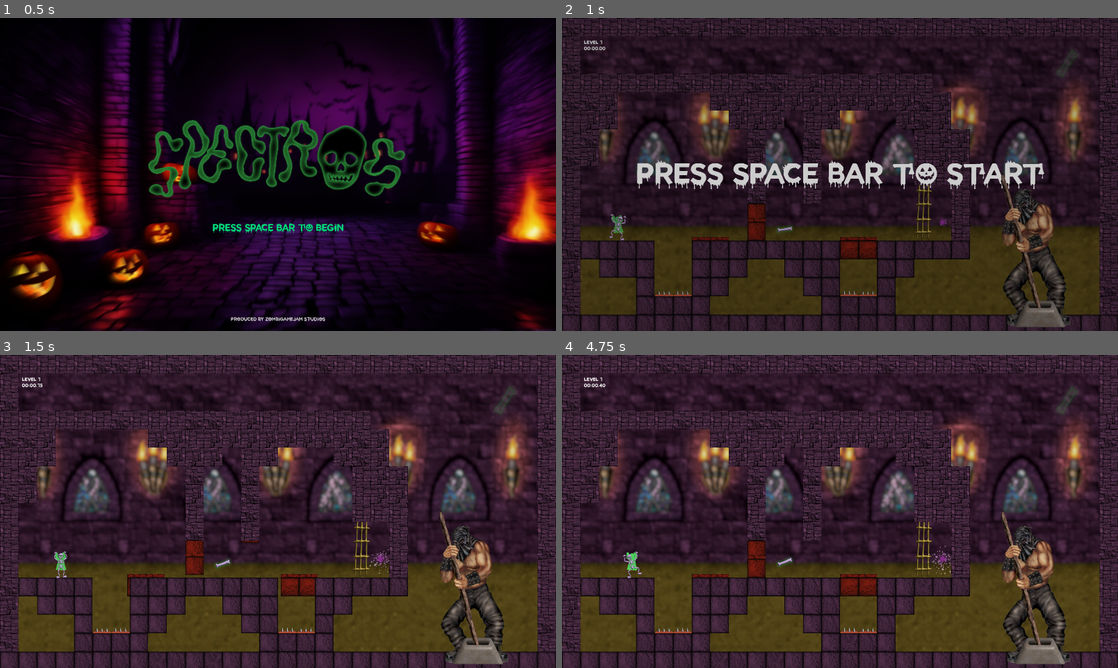
Above: before the commit, frames 1-4 (two rows, left to right).
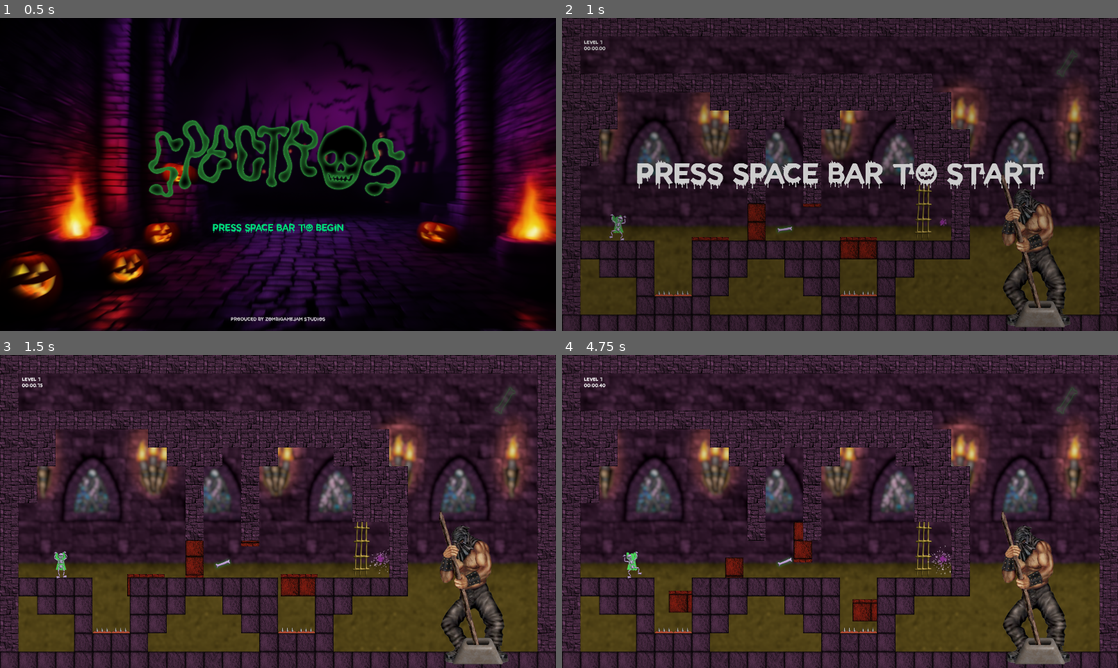
Above: after the commit, the same moments.

Repository: Drew-Wagner/Spectros
Game: Godot game, scene res://scenes/main_menu.tscn
Same seed, same stepped clock (60 frames per second), same inputs: the game is played once before the commit and once after it.
Inputs:
- Up to frame 1 (0.5 s): no input
- Up to frame 2 (1 s): click "PRESS SPACE BAR TO BEGIN" at 0.5 s
- Up to frame 3 (1.5 s): tap Space (toggle) at 1.25, 1.35 s
- Up to frame 4 (4.75 s): tap Space (toggle) at 2.1, 2.85, 3.6, 4.25, 4.35 s

Frame 1 is identical in both runs. In frame 2, 0.1% of the frame differs, in the area x 33-57%, y 59-77%; in frame 3, 0.2%; in frame 4, 2.0%, in the area x 19-57%, y 53-86%.

Commit message:
integrate new platforms with level 3

Diff:
--- a/scenes/levels/Level3.tscn
+++ b/scenes/levels/Level3.tscn
@@ -1,12 +1,14 @@
-[gd_scene load_steps=10 format=3 uid="uid://36dkaner3txs"]
+[gd_scene load_steps=12 format=3 uid="uid://36dkaner3txs"]
 
 [ext_resource type="Script" path="res://scripts/base_level.gd" id="1_n2mvg"]
 [ext_resource type="TileSet" uid="uid://8jd3eqwvtp76" path="res://tilesets/tileset.tres" id="2_noqvc"]
-[ext_resource type="PackedScene" uid="uid://cu4qk30gh72x8" path="res://scenes/elements/moving_platform.tscn" id="3_b3mjf"]
 [ext_resource type="PackedScene" uid="uid://hnygefrtotfx" path="res://scenes/elements/bone.tscn" id="3_rw3hl"]
 [ext_resource type="PackedScene" uid="uid://drgbe6551a4os" path="res://scenes/elements/spikes.tscn" id="3_uppur"]
 [ext_resource type="PackedScene" uid="uid://1m2siku6krim" path="res://scenes/elements/door.tscn" id="6_vbcf6"]
-[ext_resource type="PackedScene" uid="uid://c1tvdb40a26y0" path="res://scenes/elements/finish_area.tscn" id="7_2r3bn"]
+[ext_resource type="PackedScene" path="res://scenes/elements/finish_area.tscn" id="7_2r3bn"]
+[ext_resource type="PackedScene" uid="uid://cjcnnvu3yseel" path="res://scenes/elements/platform.tscn" id="8_tl78t"]
+[ext_resource type="Texture2D" uid="uid://70ptu8emrfhe" path="res://materials/tiles_orange_simple.png" id="9_74amt"]
+[ext_resource type="Texture2D" uid="uid://dp7gquw16g4xd" path="res://materials/border_orange.png" id="10_73wi0"]
 
 [sub_resource type="RectangleShape2D" id="RectangleShape2D_emyvp"]
 size = Vector2(1792, 1024)
@@ -69,57 +71,11 @@
 
 [node name="Node" type="Node" parent="Interactables"]
 
-[node name="MovingPlatform5" parent="Interactables/Node" instance=ExtResource("3_b3mjf")]
-position = Vector2(672, 672)
-on_position = Vector2(0, -128)
-
-[node name="MovingPlatform6" parent="Interactables/Node" instance=ExtResource("3_b3mjf")]
-position = Vector2(672, 736)
-on_position = Vector2(0, -128)
-
 [node name="Node2" type="Node" parent="Interactables"]
-
-[node name="MovingPlatform3" parent="Interactables/Node2" instance=ExtResource("3_b3mjf")]
-position = Vector2(992, 800)
-rotation = 1.5708
-orientation = 1
-on_position = Vector2(0, -128)
-
-[node name="MovingPlatform4" parent="Interactables/Node2" instance=ExtResource("3_b3mjf")]
-position = Vector2(1056, 800)
-rotation = 1.5708
-orientation = 1
-on_position = Vector2(0, -128)
 
 [node name="Node3" type="Node" parent="Interactables"]
 
-[node name="MovingPlatform" parent="Interactables/Node3" instance=ExtResource("3_b3mjf")]
-position = Vector2(480, 800)
-rotation = -1.5708
-orientation = 3
-on_position = Vector2(0, -128)
-
-[node name="MovingPlatform2" parent="Interactables/Node3" instance=ExtResource("3_b3mjf")]
-position = Vector2(544, 800)
-rotation = -1.5708
-orientation = 3
-on_position = Vector2(0, -128)
-
 [node name="Node4" type="Node" parent="Interactables"]
-
-[node name="MovingPlatform5" parent="Interactables/Node4" node_paths=PackedStringArray("sprite") instance=ExtResource("3_b3mjf")]
-position = Vector2(864, 544)
-rotation = 3.14159
-orientation = 2
-sprite = NodePath("../../Node/MovingPlatform5/MovingPlatform/Sprite2D")
-on_position = Vector2(0, -128)
-
-[node name="MovingPlatform6" parent="Interactables/Node4" node_paths=PackedStringArray("sprite") instance=ExtResource("3_b3mjf")]
-position = Vector2(864, 608)
-rotation = 3.14159
-orientation = 2
-sprite = NodePath("../../Node/MovingPlatform6/MovingPlatform/Sprite2D")
-on_position = Vector2(0, -128)
 
 [node name="Door" parent="." instance=ExtResource("6_vbcf6")]
 position = Vector2(352, 192)
@@ -128,4 +84,40 @@
 [node name="FinishArea" parent="." instance=ExtResource("7_2r3bn")]
 position = Vector2(416, 192)
 
+[node name="Platform" parent="." instance=ExtResource("8_tl78t")]
+position = Vector2(-384, 288)
+is_autonomous = false
+is_toggleable = true
+waypoints = Array[Vector2]([Vector2(0, 0), Vector2(-128, 0)])
+texture = ExtResource("9_74amt")
+top_texture = ExtResource("10_73wi0")
+
+[node name="Platform4" parent="." instance=ExtResource("8_tl78t")]
+position = Vector2(128, 288)
+is_autonomous = false
+is_toggleable = true
+waypoints = Array[Vector2]([Vector2(0, 0), Vector2(128, 0)])
+texture = ExtResource("9_74amt")
+top_texture = ExtResource("10_73wi0")
+
+[node name="Platform2" parent="." instance=ExtResource("8_tl78t")]
+position = Vector2(-224, 192)
+is_autonomous = false
+is_toggleable = true
+width = 1
+height = 2
+waypoints = Array[Vector2]([Vector2(0, 0), Vector2(0, -128)])
+texture = ExtResource("9_74amt")
+bottom_texture = ExtResource("10_73wi0")
+
+[node name="Platform3" parent="." instance=ExtResource("8_tl78t")]
+position = Vector2(-32, 64)
+is_autonomous = false
+is_toggleable = true
+width = 1
+height = 2
+waypoints = Array[Vector2]([Vector2(0, 0), Vector2(0, 128)])
+texture = ExtResource("9_74amt")
+bottom_texture = ExtResource("10_73wi0")
+
 [connection signal="body_exited" from="LevelArea" to="." method="_on_level_area_body_exited"]
